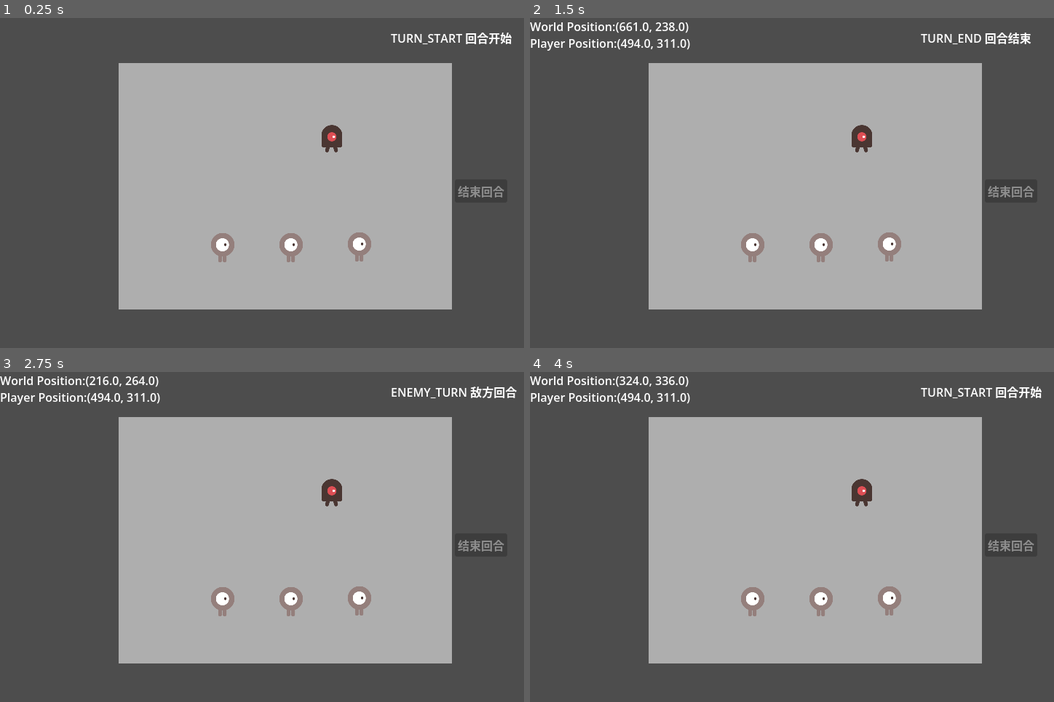
Above: before the commit, frames 1-4 (two rows, left to right).
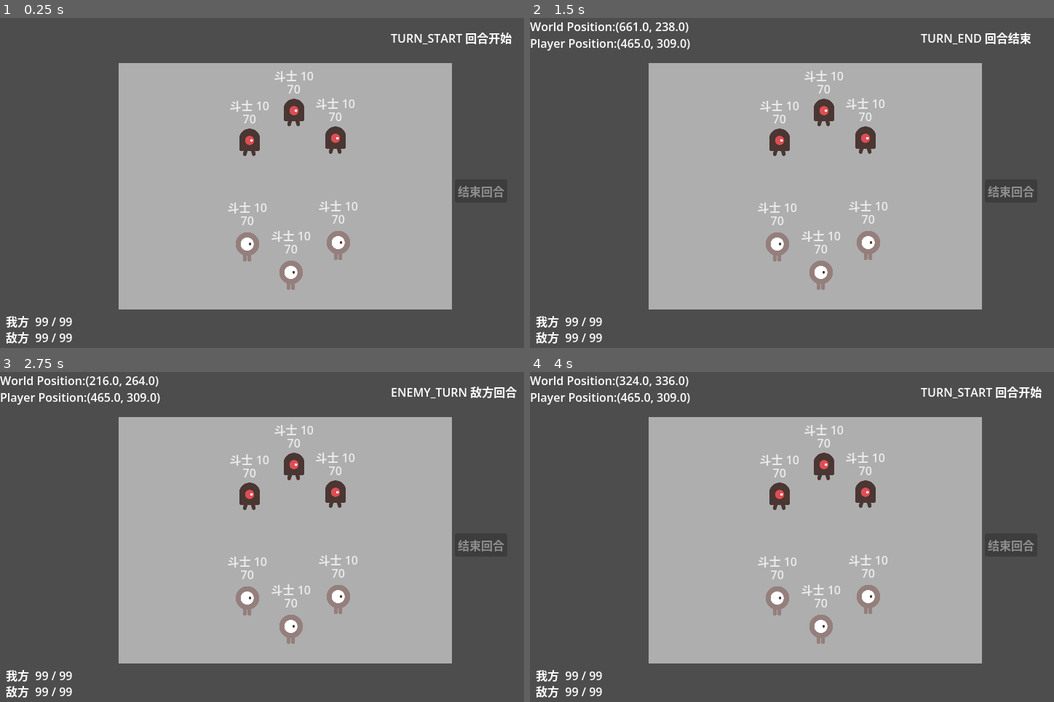
Above: after the commit, the same moments.

Repository: arrrr110/strike-shard
Game: Godot game, scene res://sences/main.tscn
The game is run twice, just before and just after one commit, with the same random seed, the same clock (stepped at 60 frames per second) and the same inputs.
Inputs (mouse positions are in pixels of both pictures, inside the frame that each line leads up to):
- Up to frame 1 (0.25 s): no input
- Up to frame 2 (1.5 s): tap Enter at 0.5 s; move the mouse to (907, 176) at 0.52 s; click (907, 176) at 0.67 s; click "结束回合" at 1.25 s
- Up to frame 3 (2.75 s): tap Space at 2 s; move the mouse to (157, 563) at 2.02 s; click (157, 563) at 2.17 s
- Up to frame 4 (4 s): tap Enter at 2.75 s; move the mouse to (844, 471) at 2.77 s; click (844, 471) at 2.92 s; move the mouse to (765, 616) at 3.52 s; click (765, 616) at 3.67 s

The runs differ from the first frame. In frame 1, 3.2% of the frame differs, in the area x 1-71%, y 15-99%; in frame 2, 3.3%, in the area x 1-71%, y 6-99%; in frame 3, 3.3%; in frame 4, 3.3%.

Commit message:
Player攻击血量以及攻击机制

Diff:
--- a/scripts/game_flow.gd
+++ b/scripts/game_flow.gd
@@ -30,13 +30,21 @@
 }
 
 signal phase_changed(from_phase: int, to_phase: int)
+signal owner_hp_changed(owner_id: int, hp: int)
+
+## 各归属方的当前血量，索引 = owner_id
+var owner_hp: Array[int] = []
+
+@export_group("归属方")
+## 归属方血量池（对局级状态，比回合并寿）。索引 = `owner_id`。
+## 归零即该方失败、对局结束。
+@export var owner_max_hp: int = 99
 
 @export_group("节奏")
 ## TURN_START / TURN_END / ENEMY_TURN 各自的停留时长。只为看得见，没有规则含义
 @export_range(0.0, 5.0, 0.1) var dwell_sec: float = 1.0
 
-@export_group("静止判定")
-## 线速度阈值（px/s）。与棋子自己的 rest_speed 对齐
+@export_group("静止判定")## 线速度阈值（px/s）。与棋子自己的 rest_speed 对齐
 @export_range(0.0, 200.0, 1.0) var rest_lin_speed: float = 10.0
 ## 角速度阈值（rad/s）。独立于线速度 —— 原地打转不算静止（spec 要求）
 @export_range(0.0, 20.0, 0.1) var rest_ang_speed: float = 0.5
@@ -58,6 +66,14 @@
 var _rest_frames := 0
 var _rest_wait := 0.0
 var _pieces: Array[Node] = [] # 热路径复用，每物理帧不分配容器
+## 本回合的**行动角色**：玩家发射出去的那一枚。
+## **只有它与敌方的碰撞才结算伤害**——撞自己人、以及被撞飞的角色再撞到别人，
+## 都不执行血量交换（2026-10-10 用户规则）。回合开始清空。
+var _actor: Node2D = null
+
+## 本物理帧已经结算过的碰撞对。`body_entered` 对接触双方**各发一次**，
+## 不去重就会把同一次碰撞结算两遍。每物理帧重置（一次接触只算一次）。
+var _settled_pairs: Dictionary = {}
 
 var _turn_controller: Node = null
 var _phase_label: Label = null
@@ -68,8 +84,11 @@
 	add_to_group(&"game_flow")
 
 	# 本节点在 main.tscn 里排在最后，此时 StaticBody2D 那棵子树已经 ready，
-	# pieces 组（含 Mob）已经满了。
-	_pieces = get_tree().get_nodes_in_group(PIECES_GROUP)
+	# pieces 组（含 Mob）已经满了。走 register_piece 是为了顺带把 bumped 信号连上。
+	_pieces.clear()
+	for p in get_tree().get_nodes_in_group(PIECES_GROUP):
+		register_piece(p)
+	owner_hp = [owner_max_hp, owner_max_hp]
 	_turn_controller = get_tree().get_first_node_in_group(&"turn_controller")
 	_phase_label = get_node_or_null("../LifeCycle") as Label
 	_end_turn_button = get_node_or_null("../EndTurnButton") as Button
@@ -83,6 +102,7 @@
 
 
 func _physics_process(delta: float) -> void:
+	_settled_pairs.clear() # 一次接触开始只结算一次；每物理帧重置（见 _on_piece_bumped）
 	_dwell += delta
 
 	# 至多一条边，用 if 不用 while（红线 #3）
@@ -131,6 +151,7 @@
 	match p:
 		Phase.TURN_START:
 			launch_available = true # 发射边重新打开
+			_actor = null # 上回合的行动角色作废
 		Phase.TURN_END:
 			_end_turn_requested = false # 意愿被兑现了，清掉
 
@@ -154,6 +175,42 @@
 	return phase == Phase.PLAYER_TURN and launch_available
 
 
+## 把伤害结算到某个归属方的血量池上。返回实际扣掉多少（血量下限 0）。
+##
+## 目前**没有调用方**——碰撞伤害是下一步（见 [20-character PRD] 的伤害去向表）。
+## 先放在这里是为了让血量池**能被改**：不然显示出来的 99 永远是个常量，没法验证显示是否真的连着状态。
+func damage_owner(who: int, amount: int) -> int:
+	if who < 0 or who >= owner_hp.size() or amount <= 0:
+		return 0
+	var before := owner_hp[who]
+	owner_hp[who] = maxi(0, before - amount)
+	var dealt := before - owner_hp[who]
+	if dealt > 0:
+		owner_hp_changed.emit(who, owner_hp[who])
+		if owner_hp[who] == 0:
+			# 对局结束的判定点。胜负的表现（结算画面 / 重开）属其他模块，这里只记录事实
+			push_warning("归属方 %d 血量归零 —— 对局结束（胜负的表现尚未实现）" % who)
+	return dealt
+
+
+## 棋子名单增删。阶段机 `_ready` 时从 `pieces` 组播一次种；
+## 之后**运行时新生成 / 被销毁的棋子**（将来的召唤物）靠这两个方法进出名单。
+##
+## 不做成每帧重新扫组：`get_nodes_in_group` 每次调用都会新建一个数组，
+## 会违反"静止判定每物理帧零分配"的性能红线（见 constraints.md）。
+func register_piece(p: Node) -> void:
+	if p == null or _pieces.has(p):
+		return
+	_pieces.append(p)
+	# 连上"撞到另一枚棋子"的上报。棋子只报事实，怎么结算由这里决定。
+	if p.has_signal(&"bumped") and not p.bumped.is_connected(_on_piece_bumped):
+		p.bumped.connect(_on_piece_bumped.bind(p))
+
+
+func unregister_piece(p: Node) -> void:
+	_pieces.erase(p)
+
+
 ## 请求结束回合。按钮和 headless 探针都走这里。
 ## 只记下意愿、不直接切阶段 —— 真正的切换由 PLAYER_TURN 的完成条件在"全场静止"
 ## 满足时执行。这样"任何时候都能点、但静止后才真的走"就自然成立，不需要额外的等待态。
@@ -188,11 +245,80 @@
 	return false
 
 
+# ---------- 碰撞结算 ----------
+#
+# 这是结算的**最简形态**：撞上了就当场扣血。
+#
+# 文档里的完整设计是"冻结物理 → 生成事件 → 事件队列按全序键串行结算 → 表现 → 排空 → 解冻"
+# （见 DESIGN.md 的设计储备部分）。那套服务的核心需求是**表现**——让伤害数字在撞击那一刻跳出来、
+# 而运动暂停等待。现在还没有表现，先不引入闸门与队列，免得架构先于需求定型。
+# 接表现时再补，届时 `_resolve_collision` 就是"生成一个碰撞事件"的位置。
+
+
+## 一次棋子碰撞的结算。**双向**：双方各打出自己的 atk（互相交换，
+## 不是"撞的一方打人、被撞的一方挨打"）。
+func _resolve_collision(a: RigidBody2D, b: RigidBody2D) -> void:
+	_exchange(a, b)
+	_exchange(b, a)
+
+
+## attacker 打 defender 一次。伤害 = 攻击方 atk × 克制倍率。
+##
+## 去向按 20-character PRD 的伤害三档表：先扣角色血量（下限 0），扣不完的部分转给归属方；
+## 已经是薄弱点（hp == 0）则 absorbed 为 0、全额转移。三档由 `mini()` 这一行自然涵盖。
+func _exchange(attacker: RigidBody2D, defender: RigidBody2D) -> void:
+	var dmg := int(round(float(attacker.atk) * attacker.damage_multiplier_against(defender)))
+	if dmg <= 0:
+		return
+	var absorbed: int = mini(dmg, defender.hp)
+	defender.hp -= absorbed
+	var overflow := dmg - absorbed
+	if overflow > 0:
+		damage_owner(defender.owner_id, overflow)
+
+
+## 棋子来报"我撞到另一枚棋子了"。
+##
+## **只有"本回合的行动角色 × 敌方"这一种碰撞才结算**（2026-10-10 用户规则）：
+## 撞自己人不结算，被撞飞的角色再撞到别人也不结算。所以一次发射最多只在
+## 行动角色与敌方之间发生血量交换。
+##
+## 同一对在同一物理帧里会收到两次（接触双方各报一次），用**与顺序无关**的键去重
+## ——不依赖谁先被回调（结构性红线 #2）。
+func _on_piece_bumped(reported: RigidBody2D, reporter: RigidBody2D) -> void:
+	if reported == null or not is_instance_valid(reported):
+		return
+
+	var a := _actor
+	if a == null or not is_instance_valid(a):
+		return # 本回合还没发射过：谁撞谁都不结算
+
+	# 这一对里谁不是行动角色，谁就是"另一方"
+	var b: RigidBody2D = null
+	if reporter == a:
+		b = reported
+	elif reported == a:
+		b = reporter
+	if b == null:
+		return # 两边都不是行动角色：本方互撞，或被撞飞的角色再撞人
+	if b.owner_id == a.owner_id:
+		return # 撞的是自己人
+
+	var lo := mini(a.get_instance_id(), b.get_instance_id())
+	var hi := maxi(a.get_instance_id(), b.get_instance_id())
+	var key := "%d_%d" % [lo, hi]
+	if _settled_pairs.has(key):
+		return
+	_settled_pairs[key] = true
+	_resolve_collision(a, b)
+
+
 # ---------- 内部 ----------
 
-func _on_piece_launched(_piece: Node) -> void:
+func _on_piece_launched(piece: Node) -> void:
 	launch_available = false # 边锁关上，本回合不能再选任何棋子
 	_launched_this_phase = true
+	_actor = piece as Node2D # 它成为本回合的行动角色，只有它能造成伤害
 
 
 func _update_button() -> void:
--- /dev/null
+++ b/scripts/hp_overlay.gd
@@ -0,0 +1,91 @@
+extends Node2D
+
+## 血量显示（**调试级，不是最终 UI**）：
+## 在每枚棋子头上画当前血量，左下角画两个归属方的血量池。
+##
+## 为什么用 `_draw` 而不是给每枚棋子挂一个 `Label`：
+##   棋子是刚体，会自转；挂在它下面的 Label 会跟着转，要再写一份抵消旋转的逻辑。
+##   这个节点挂在 `main` 下（不在棋盘容器里），用世界坐标画，不受刚体旋转影响，
+##   而且不必改 `player.tscn` / `mob.tscn`。
+##
+## 代价：设计期在编辑器里看不到它，只有运行起来才画。最终的血条 / 头像框
+## 属于美术与布局工作，由用户在编辑器里做 —— 那时把这个节点删掉即可。
+
+const PIECE_GROUP := &"pieces"
+const OWNER_NAMES := ["我方", "敌方"]
+## 与 player.gd 的 RoleType 同序：NONE / PROTECTOR / FIGHTER / CASTER
+const TYPE_NAMES := ["无属性", "护卫", "斗士", "施法者"]
+
+## 字号
+@export var font_size: int = 16
+## 血量文字相对棋子中心的偏移（向上为负）
+@export var piece_label_offset := Vector2(0, -26)
+## 归属方血量面板的绘制位置
+@export var owner_panel_pos := Vector2(8, 424)
+
+var _font: Font
+var _game_flow: Node = null
+
+
+func _ready() -> void:
+	_font = ThemeDB.fallback_font
+	z_index = 100 # 保证画在棋子之上
+	_game_flow = get_tree().get_first_node_in_group(&"game_flow")
+
+
+func _process(_delta: float) -> void:
+	queue_redraw() # 棋子在动，每帧重画
+
+
+func _draw() -> void:
+	if _font == null:
+		return
+	_draw_piece_hp()
+	_draw_owner_hp()
+
+
+func _draw_piece_hp() -> void:
+	for node in get_tree().get_nodes_in_group(PIECE_GROUP):
+		var piece := node as RigidBody2D
+		if piece == null or not is_instance_valid(piece):
+			continue
+
+		var hp: int = piece.hp
+		var max_hp: int = piece.max_hp
+		# 只显示当前血量，不显示上限（用户要求）
+		var label := "薄弱点" if hp <= 0 else str(hp)
+		var color := Color(0.92, 0.92, 0.92)
+		if hp <= 0:
+			color = Color(1.0, 0.35, 0.35) # 薄弱点：显眼地标出来
+		elif float(hp) <= float(max_hp) * 0.34:
+			color = Color(1.0, 0.78, 0.3)
+
+		var pos: Vector2 = piece.global_position + piece_label_offset
+		# 第一行：类型 + 攻击力。颜色**跟着血量走**（用户要求"和血量一致"），
+		# 所以薄弱点时两行一起变红，低血时一起变黄。
+		var tag := "%s %d" % [TYPE_NAMES[piece.role_type], piece.atk]
+		_draw_centered(tag, pos - Vector2(0.0, font_size + 2.0), color)
+		# 第二行：血量
+		_draw_centered(label, pos, color)
+
+
+## 以 x 为中心画一行字
+func _draw_centered(text: String, pos: Vector2, color: Color) -> void:
+	var w: float = _font.get_string_size(text, HORIZONTAL_ALIGNMENT_LEFT, -1, font_size).x
+	draw_string(_font, pos - Vector2(w * 0.5, 0.0), text,
+			HORIZONTAL_ALIGNMENT_LEFT, -1, font_size, color)
+
+
+func _draw_owner_hp() -> void:
+	if _game_flow == null or not is_instance_valid(_game_flow):
+		_game_flow = get_tree().get_first_node_in_group(&"game_flow")
+		if _game_flow == null:
+			return
+
+	for i in _game_flow.owner_hp.size():
+		var hp: int = _game_flow.owner_hp[i]
+		var who: String = OWNER_NAMES[i] if i < OWNER_NAMES.size() else "归属方 %d" % i
+		var text := "%s  %d / %d" % [who, hp, _game_flow.owner_max_hp]
+		var color := Color(1.0, 0.4, 0.4) if hp <= 0 else Color(1.0, 1.0, 1.0)
+		draw_string(_font, owner_panel_pos + Vector2(0.0, i * (font_size + 6)), text,
+				HORIZONTAL_ALIGNMENT_LEFT, -1, font_size, color)
--- a/scripts/player.gd
+++ b/scripts/player.gd
@@ -3,8 +3,32 @@
 ## 四面墙围出的棋盘区域（世界坐标）：左 161 / 右 621 / 上 61 / 下 401
 @export var table_rect: Rect2 = Rect2(161, 61, 460, 340)
 
-## false = 不可操作的球（棋子 / 靶子）：不可被选中、不画瞄准线，但照样被撞着走
-@export var controllable := true
+## 这枚棋子属于哪一方。`0` = 我方，`1` = 敌方。
+## 它决定伤害的最终去向（薄弱点的溢出打到哪一边），也决定能不能被选中。
+##
+## 原先是 `controllable` 一个布尔同时管"这枚是谁的"和"我能不能操作它"——
+## 两件事混在一起，二期接入人类对手时"敌方是另一个玩家"就无处安放（见 20-character PRD）。
+@export var owner_id: int = 0
+
+@export_group("角色数值（占位值，等数值设计）")
+## 角色还是召唤物。角色不可摧毁；召唤物血量归零即从棋盘移除。
+enum Kind { CHARACTER, SUMMON }
+@export var kind: Kind = Kind.CHARACTER
+
+## 角色类型。克制三角：护卫 > 斗士 > 施法者 > 护卫，克制方向伤害翻倍。
+## 召唤物是 NONE（无属性），既不触发克制也不被克制。
+enum RoleType { NONE, PROTECTOR, FIGHTER, CASTER }
+@export var role_type: RoleType = RoleType.FIGHTER
+
+## 攻击力。伤害 = 攻击方 atk（碰撞速度不参与，见 20-character PRD 的伤害公式）
+@export_range(0, 200, 1) var atk: int = 10
+
+## 最大血量。血量降到 0 即成为**薄弱点**：不退场、仍全功能可用，
+## 但此后受到的伤害全额转移给归属方。
+@export var max_hp: int = 70
+
+## 当前血量，运行时变化，下限 0
+var hp: int = 0
 
 @export_group("选择")
 ## 点选半径（世界坐标 px）：鼠标落在这个圆内就算点中这枚棋子。
@@ -75,9 +99,55 @@
 @onready var idle_color: Color = line_2d.default_color if line_2d != null else Color.WHITE
 @onready var idle_width: float = line_2d.width if line_2d != null else 1.0
 
+## 与**另一枚棋子**撞上了（撞四壁不算）。只上报事实，不判断要不要结算、更不自己扣血——
+## 结算规则属于规则层（见 game_flow.gd 的 `_resolve_collision`）。
+signal bumped(other: RigidBody2D)
+
 func _ready() -> void:
 	aim_target = global_position
-	add_to_group(&"pieces") # TurnController 靠这个组找到全盘可选的棋子
+	hp = max_hp
+	add_to_group(&"pieces") # GameFlow 靠这个组找到全盘棋子
+	# 撞到别的东西时上报。contact_monitor 已在 .tscn 里打开。
+	body_entered.connect(_on_body_entered)
+	_register_with_game_flow()
+
+
+## 碰撞回调：**只上报事实**。撞墙（StaticBody2D）直接过滤掉，
+## 只有"撞到另一枚棋子"才算一次角色碰撞。
+func _on_body_entered(body: Node) -> void:
+	var other := body as RigidBody2D
+	if other == null or other == self:
+		return
+	if not other.is_in_group(&"pieces"):
+		return
+	bumped.emit(other)
+
+
+## 我打对方时的伤害倍率。
+##
+## ⚠️ **类型克制暂时屏蔽**（2026-10-10 决定，以后再实现）——现在恒为 1.0，
+## 所以 `role_type` 目前对伤害**没有任何影响**。调用点保留着，重新启用时只改这一个函数。
+##
+## 以后再实现时的规则（保留在这里免得忘）：
+##   护卫 > 斗士 > 施法者 > 护卫，克制方向伤害翻倍；
+##   任一方是 NONE（召唤物）则不参与克制，恒为 1 倍。
+func damage_multiplier_against(_other: RigidBody2D) -> float:
+	return 1.0
+
+
+func _exit_tree() -> void:
+	# 被释放时从阶段机的名单里摘掉。召唤物会走这条路（角色永不退场）。
+	var gf := get_tree().get_first_node_in_group(&"game_flow")
+	if gf != null:
+		gf.unregister_piece(self)
+
+
+## 棋子就绪时向阶段机登记。阶段机在我们之前就已经从组里扫过一遍了，
+## 这里是给**运行时新生成的**棋子（将来的召唤物）用的，加进名单才会被静止判定扫到。
+func _register_with_game_flow() -> void:
+	var gf := get_tree().get_first_node_in_group(&"game_flow")
+	if gf != null:
+		gf.register_piece(self)
 
 func _process(delta: float) -> void:
 	var mouse := get_global_mouse_position()
@@ -102,9 +172,15 @@
 # 棋子自己不解释鼠标事件：选中是排他的，裁决必须收在一个地方做
 #（见 scripts/turn_controller.gd 的注释）。这里只暴露"能不能被点中"和"选中后能做什么"。
 
+## 能不能被选中。归属必须是**我方**，且必须**是角色**。
+## 召唤物能不能被选中目前是待定项（见 20-character PRD），先按"不能"处理。
+func is_selectable() -> bool:
+	return owner_id == 0 and kind == Kind.CHARACTER
+
+
 ## 鼠标落点是否点中这枚棋子。
 func hit_test(pos: Vector2) -> bool:
-	return controllable and not locked and global_position.distance_to(pos) <= pick_radius
+	return is_selectable() and not locked and global_position.distance_to(pos) <= pick_radius
 
 ## 切换选中态。高亮开关就是切 aura_width：0 = 无描边。
 func set_selected(on: bool) -> void:
@@ -167,7 +243,7 @@
 func _update_line(mouse: Vector2, in_board: bool) -> void:
 	# 不可操作的球没有瞄准线；没被选中的棋子也不画（全盘只有一枚在写这条共享线）；
 	# 球还在动时同样不画
-	if not controllable or not selected or line_2d == null or locked:
+	if not is_selectable() or not selected or line_2d == null or locked:
 		return
 	if in_board:
 		aim_target = mouse # 只在盘内更新方向，出界保持上一次
--- a/sences/main.tscn
+++ b/sences/main.tscn
@@ -5,6 +5,7 @@
 [ext_resource type="PackedScene" uid="uid://byyq5iurtpnv4" path="res://sences/player.tscn" id="3_mqxhw"]
 [ext_resource type="Script" uid="uid://b03m4oh46th1s" path="res://scripts/turn_controller.gd" id="4_turnctl"]
 [ext_resource type="Script" uid="uid://de16r7d3ar80" path="res://scripts/game_flow.gd" id="5_gameflow"]
+[ext_resource type="Script" path="res://scripts/hp_overlay.gd" id="6_hpoverlay"]
 
 [sub_resource type="TileSet" id="TileSet_ig7tw"]
 
@@ -48,21 +49,27 @@
 [node name="StaticBody2D" type="StaticBody2D" parent="." unique_id=2101709390]
 physics_material_override = SubResource("PhysicsMaterial_6strp")
 
+[node name="Mob3" parent="StaticBody2D" unique_id=1811971316 instance=ExtResource("2_r4dii")]
+position = Vector2(404, 130)
+
+[node name="Mob2" parent="StaticBody2D" unique_id=536380879 instance=ExtResource("2_r4dii")]
+position = Vector2(343, 171)
+
 [node name="Player3" parent="StaticBody2D" unique_id=1811015880 instance=ExtResource("3_mqxhw")]
-position = Vector2(306, 312)
+position = Vector2(340, 311)
 
 [node name="Player2" parent="StaticBody2D" unique_id=1960507198 instance=ExtResource("3_mqxhw")]
-position = Vector2(400, 312)
+position = Vector2(400, 350)
 
 [node name="AimLine" type="Line2D" parent="StaticBody2D" unique_id=1343671260]
 width = 3.0
 default_color = Color(0.99999887, 0.46086323, 0.46668625, 1)
 
-[node name="Mob" parent="StaticBody2D" unique_id=1811971316 instance=ExtResource("2_r4dii")]
-position = Vector2(456, 166)
+[node name="Mob" parent="StaticBody2D" unique_id=474664694 instance=ExtResource("2_r4dii")]
+position = Vector2(461, 168)
 
 [node name="Player1" parent="StaticBody2D" unique_id=1645509998 instance=ExtResource("3_mqxhw")]
-position = Vector2(494, 311)
+position = Vector2(465, 309)
 
 [node name="top" type="CollisionShape2D" parent="StaticBody2D" unique_id=989764099]
 position = Vector2(385, 61)
@@ -98,3 +105,6 @@
 
 [node name="GameFlow" type="Node" parent="." unique_id=1744399887]
 script = ExtResource("5_gameflow")
+
+[node name="HpOverlay" type="Node2D" parent="."]
+script = ExtResource("6_hpoverlay")
--- a/sences/mob.tscn
+++ b/sences/mob.tscn
@@ -28,8 +28,10 @@
 physics_material_override = SubResource("PhysicsMaterial_mob")
 gravity_scale = 0.0
 linear_damp_mode = 1
+contact_monitor = true
+max_contacts_reported = 4
 script = ExtResource("3_playergd")
-controllable = false
+owner_id = 1
 
 [node name="CollisionShape2D" type="CollisionShape2D" parent="." unique_id=2045435801]
 shape = SubResource("CircleShape2D_6strp")
--- a/sences/player.tscn
+++ b/sences/player.tscn
@@ -19,7 +19,7 @@
 resource_local_to_scene = true
 shader = ExtResource("5_aura")
 shader_parameter/aura_width = 0.0
-shader_parameter/aura_color = Color(0, 1, 0.486275, 1)
+shader_parameter/aura_color = Color(1, 1, 1, 1)
 
 [sub_resource type="SpriteFrames" id="SpriteFrames_joqdt"]
 animations = [{
@@ -61,6 +61,8 @@
 physics_material_override = SubResource("PhysicsMaterial_5s88j")
 gravity_scale = 0.0
 linear_damp_mode = 1
+contact_monitor = true
+max_contacts_reported = 4
 script = ExtResource("1_5s88j")
 
 [node name="CollisionShape2D" type="CollisionShape2D" parent="." unique_id=32226104]
Not shown, added: scripts/hp_overlay.gd.uid
Not shown, changed: .gitignore
Not shown, changed: design/00-overview/constraints.md
Not shown, changed: design/00-overview/glossary.md
Not shown, changed: design/10-turn/DESIGN.md
Not shown, changed: design/10-turn/PRD.md
Not shown, changed: design/20-character/PRD.md
Not shown, changed: design/50-presentation/timeline-and-markers.md
